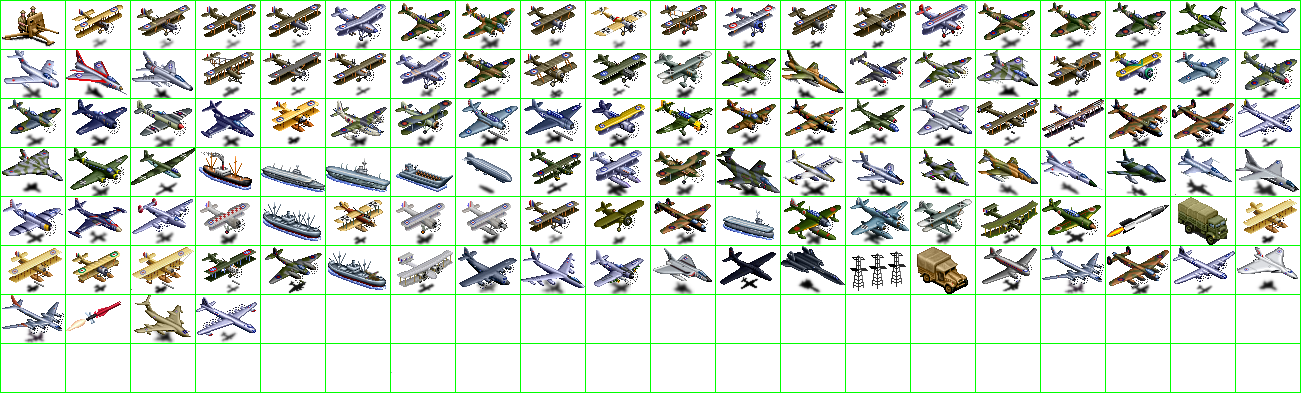
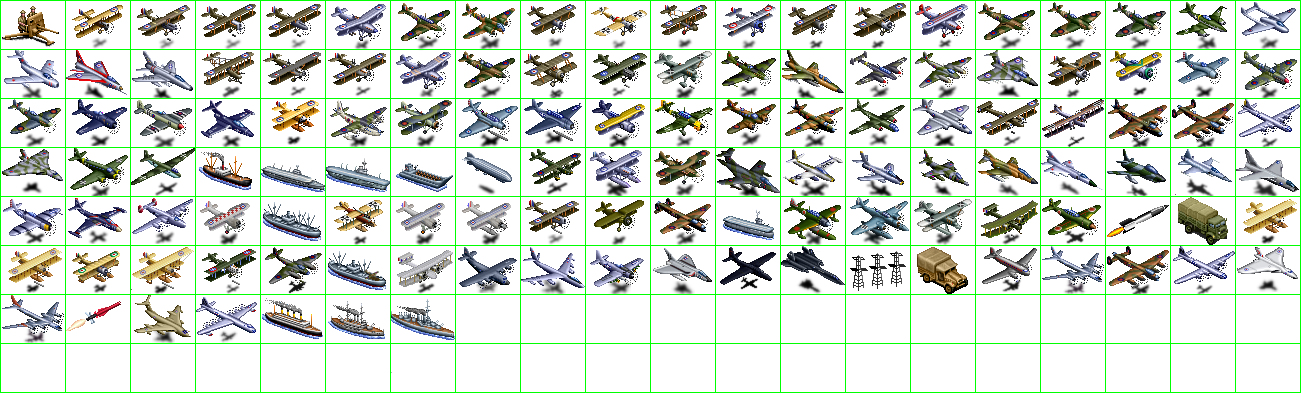
Layer changes from the first 1301 × 393 image to the second:
painted on "units" over left=262, top=298, right=455, bottom=340
